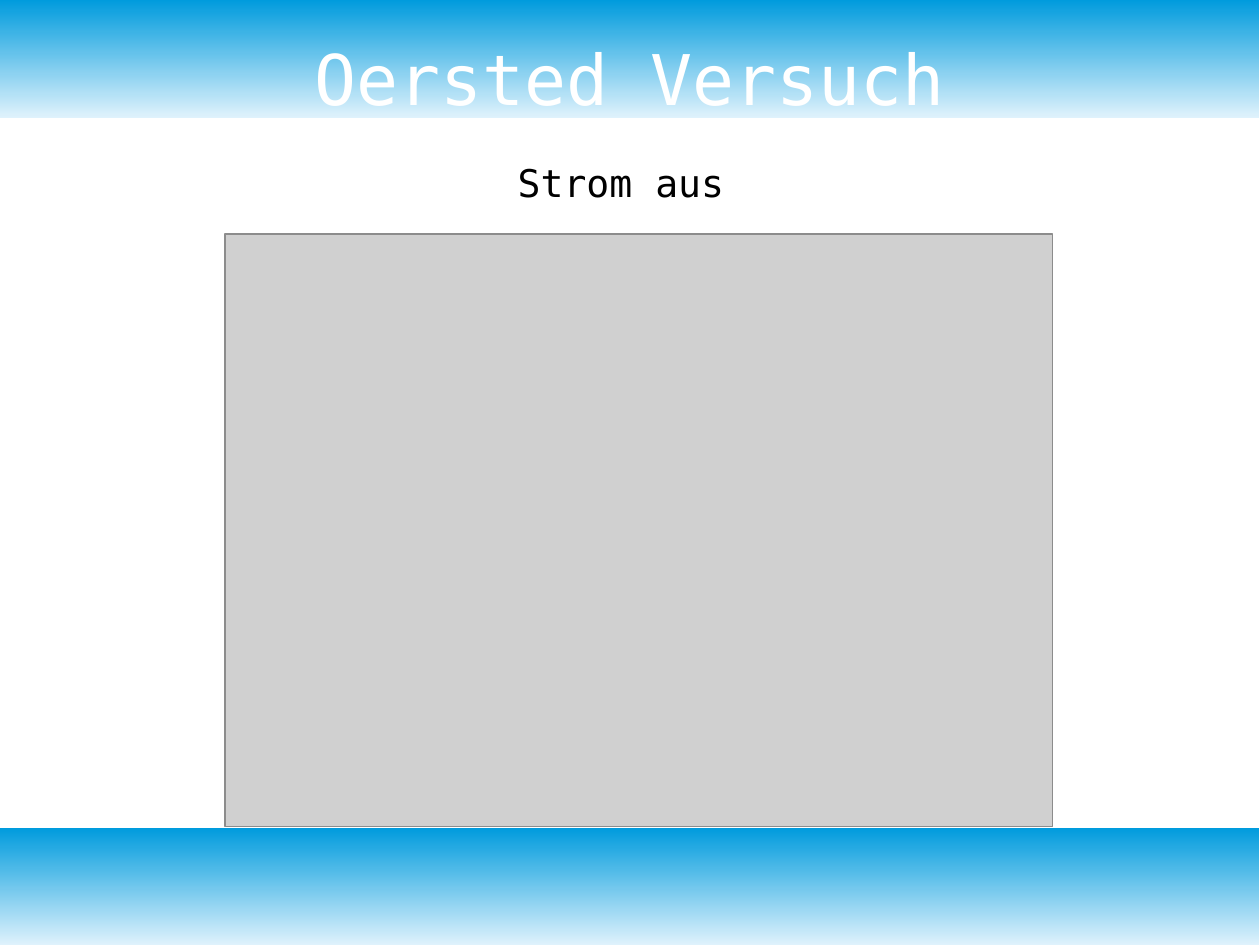
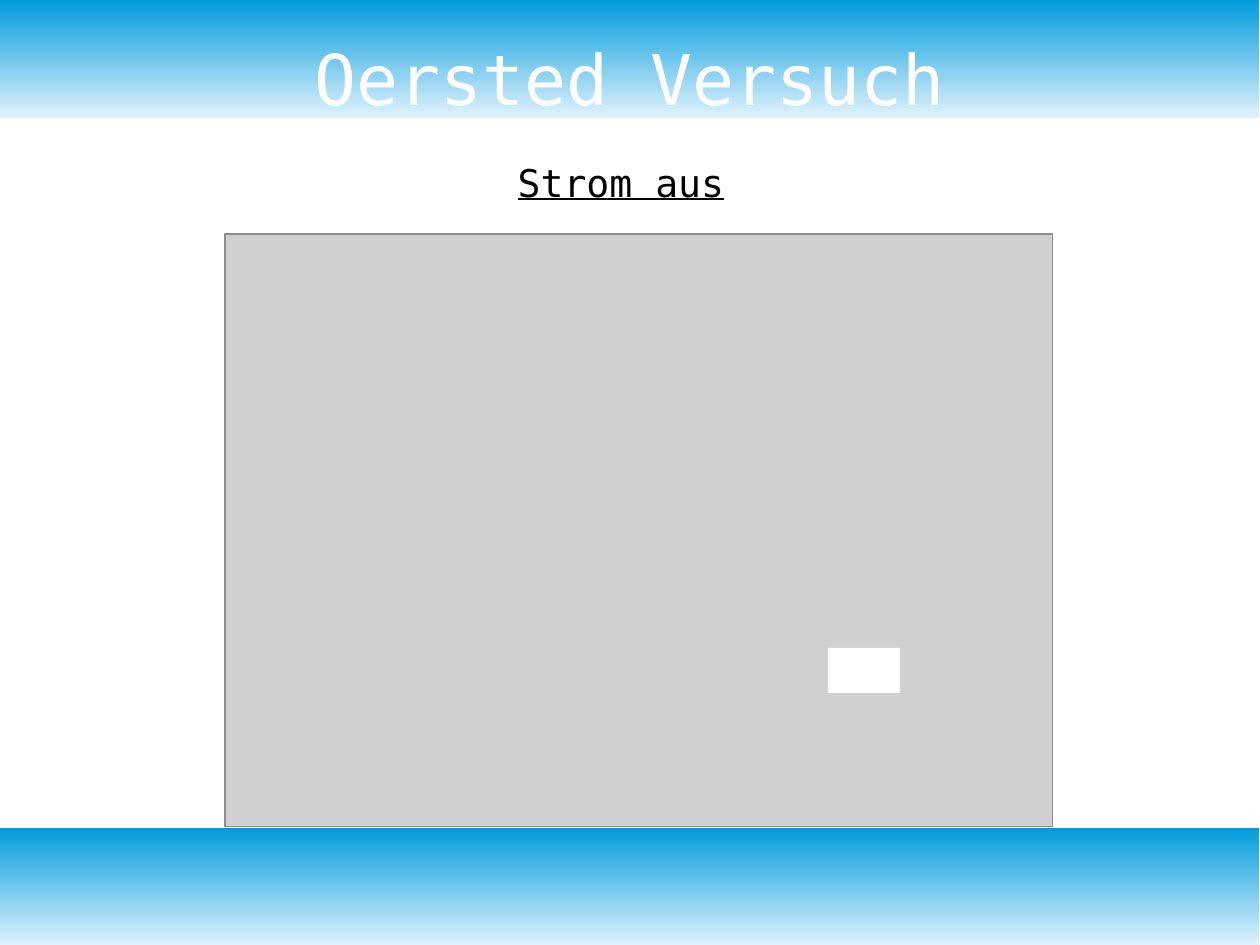
Before and after one commit to bearums/teaching, a slide deck: slide 3 of B5/physik/D12/2)Elektromagnetismus/05_HomopolarMotor/Homopolar_Motor.odp. Drawn at 1260x945 pixels with LibreOffice and Linux fonts; fonts in the diff are those of the drawing; grey boxes stand for pictures. Boxes give left, top, right and bottom in pixels: in the first picture for what was removed or moved away, otherwise in the second. Text is boxed around its words. In the diff, an @@ line names an element or a change of style, - is before the commit and + after.

```diff
--- a/B5/physik/D12/2)Elektromagnetismus/05_HomopolarMotor/Homopolar_Motor.odp
+++ b/B5/physik/D12/2)Elektromagnetismus/05_HomopolarMotor/Homopolar_Motor.odp
@@ text "Strom aus" at [518,168,724,200]: underline on @@
@@ rectangle added at [828,648,900,693], fill #FFFFFF @@
```
Also in this commit, not shown: 3 other slides changed, 14 slides added, 11 other files.
